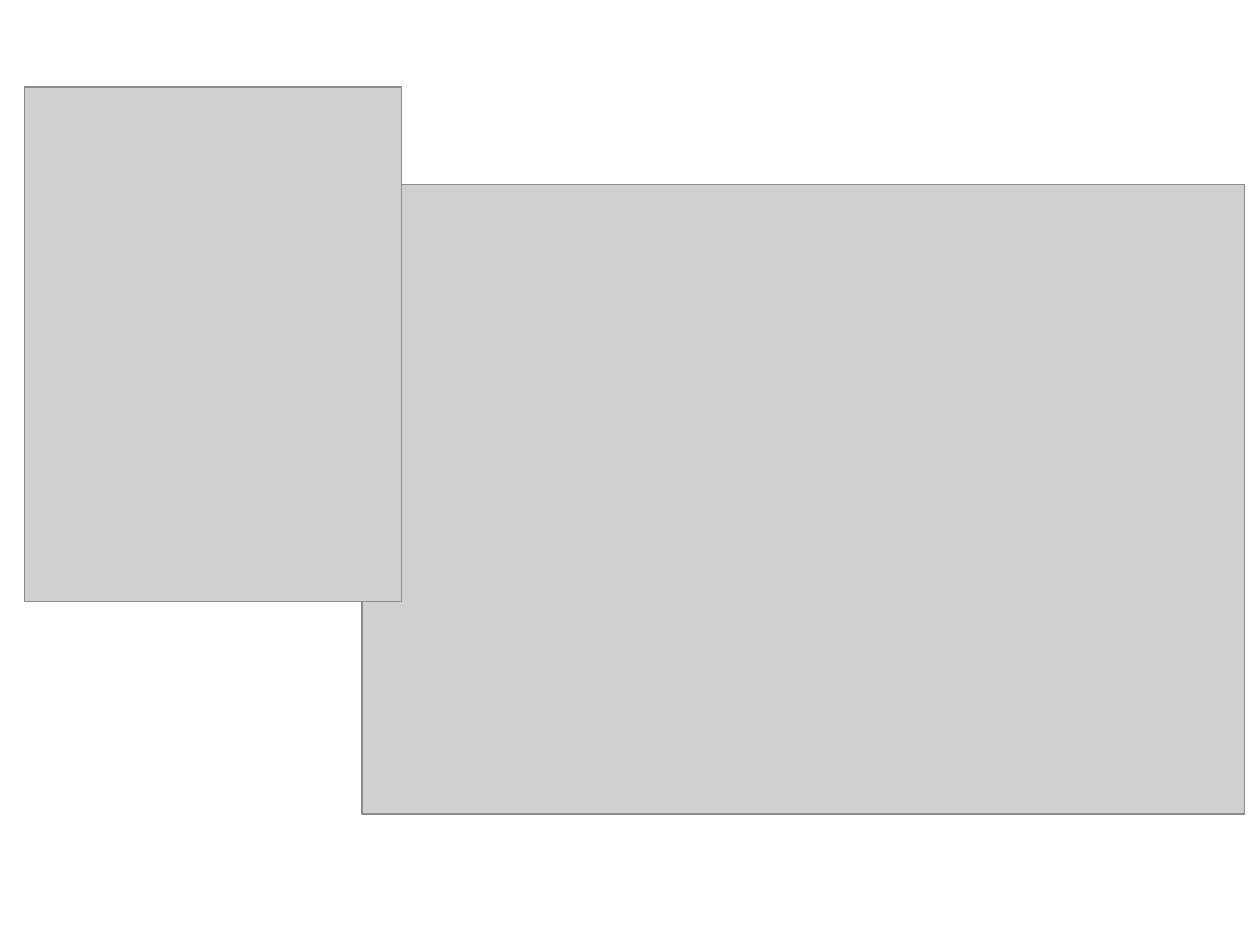
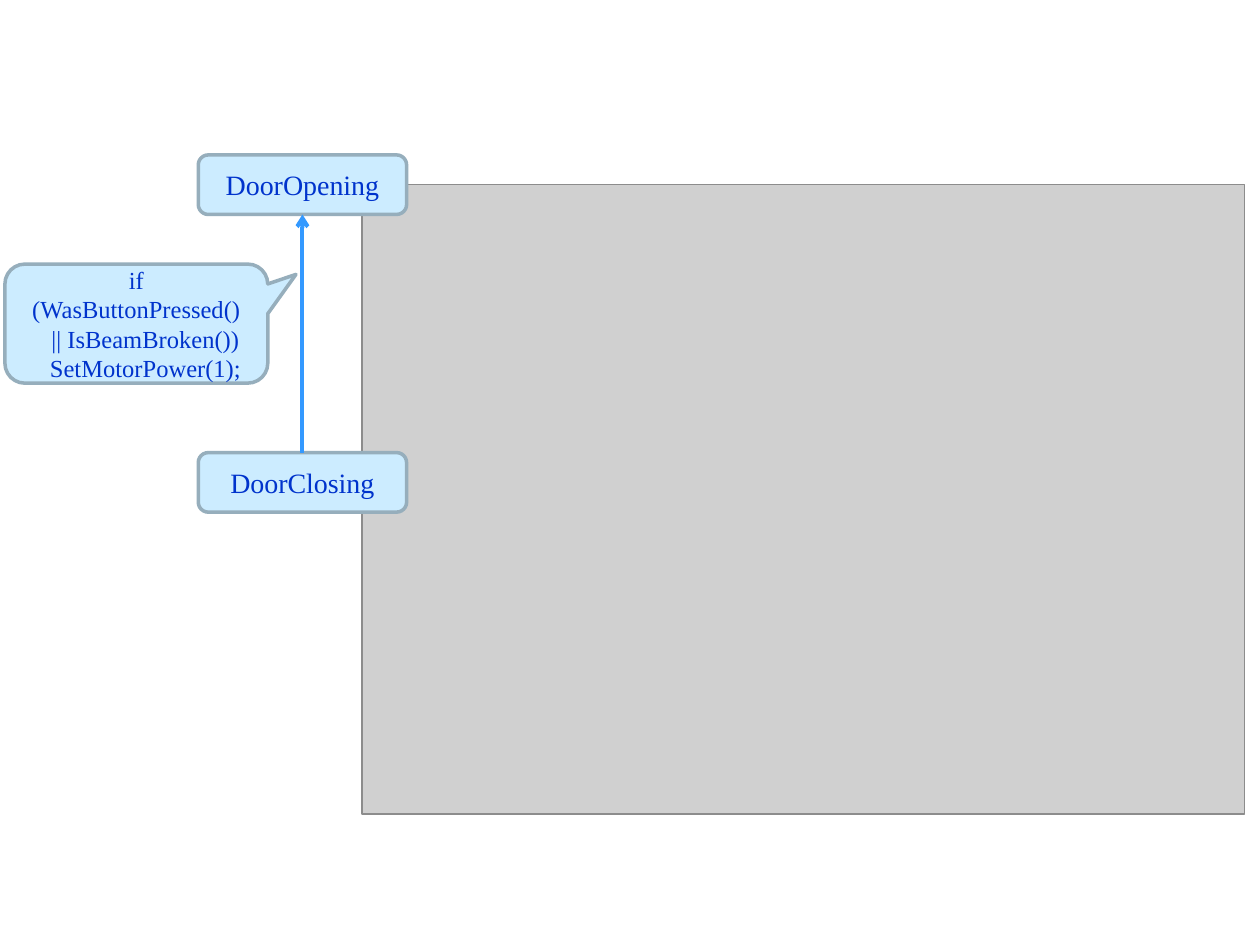
Before and after one commit to jtrfid/C-Repositories, a slide deck: slide 19 of C语言课程设计/2016/Garage_mfc/状态和状态机.pptx (slide 20 before the commit). Drawn at 1260x945 pixels with LibreOffice and Linux fonts; fonts in the diff are those of the drawing; grey boxes stand for pictures; background and template pictures are left out. Boxes give left, top, right and bottom in pixels: in the first picture for what was removed or moved away, otherwise in the second. Text is boxed around its words. In the diff, an @@ line names an element or a change of style, - is before the commit and + after.

```diff
--- a/C语言课程设计/2016/Garage_mfc/状态和状态机.pptx
+++ b/C语言课程设计/2016/Garage_mfc/状态和状态机.pptx
@@ picture removed at (25,87,402,601) @@
@@ rounded rectangle added at (198,155,406,214), fill #CCECFF, outline #97AFBD 2 pt, 16 pt, text #0033CC @@
+DoorOpening
@@ arrow added from (302, 452) to (302, 214), #3399FF 2.25 pt @@
@@ rounded speech box added at (5,265,268,383), fill #CCECFF, outline #97AFBD 2 pt, 14 pt, text #0033CC @@
+if (WasButtonPressed()
+|| IsBeamBroken())
+SetMotorPower(1);
@@ rounded rectangle added at (198,452,406,512), fill #CCECFF, outline #97AFBD 2 pt, 16 pt, text #0033CC @@
+DoorClosing
```
Also in this commit, not shown: 21 other slides changed, 10 slides added, 2 slides removed.
